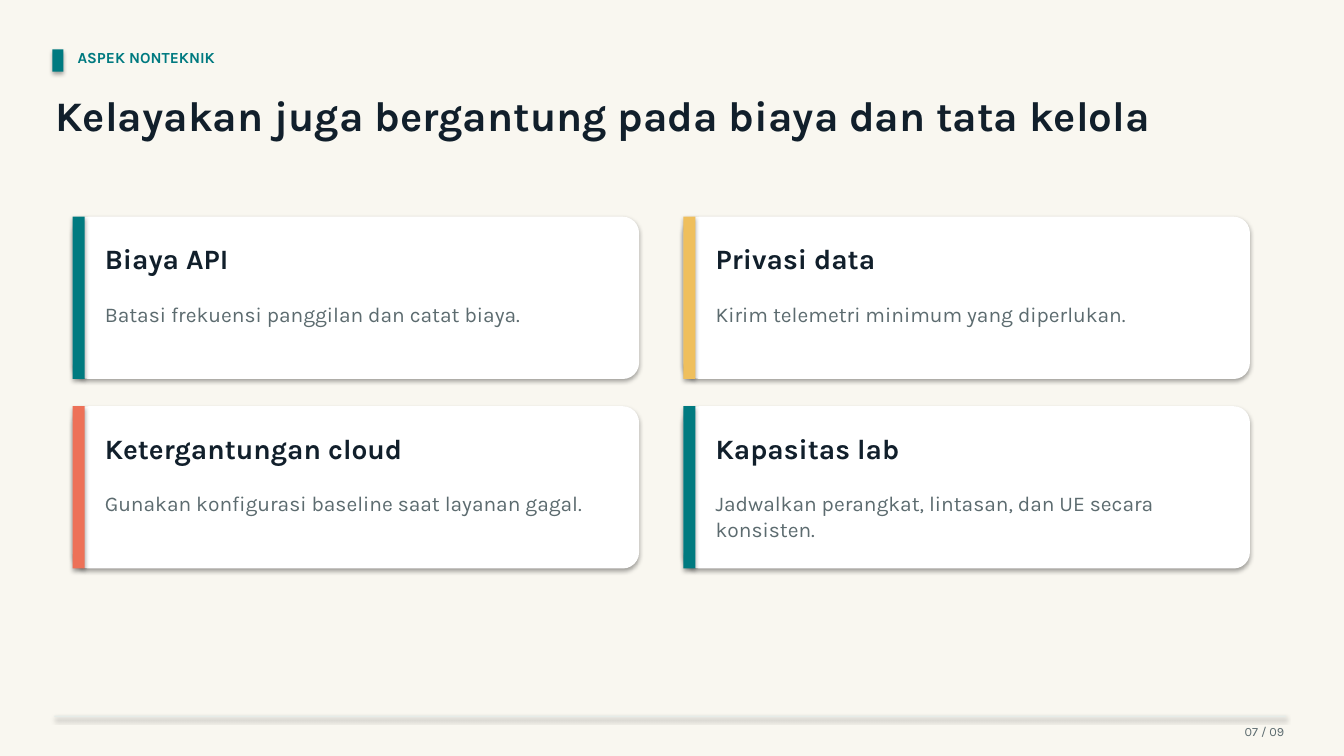
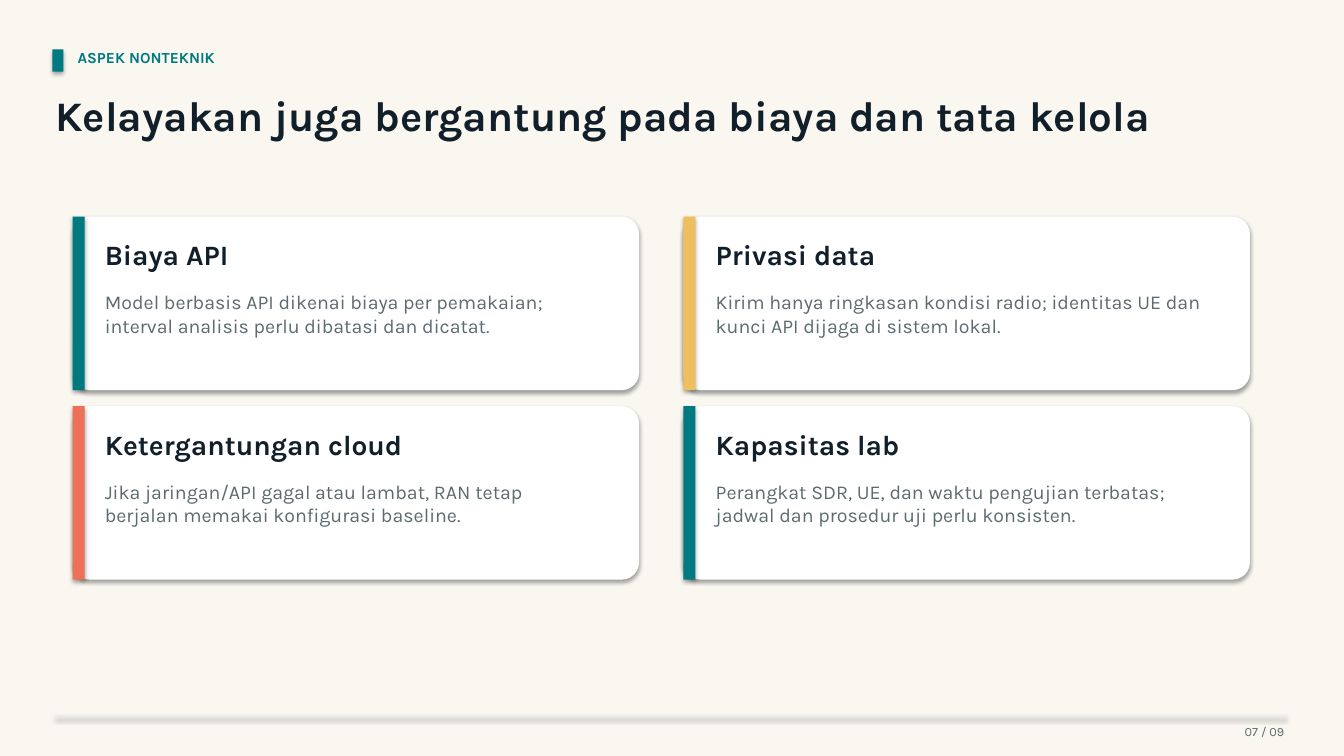
Before and after one commit to Neiljustiin/Codex-Cloud, a slide deck: slide 7 of Pitchdeck_TA_Supervisory_Agent_Alternatif.pptx. Drawn at 1344x756 pixels with LibreOffice and Linux fonts; fonts in the diff are those of the drawing. Boxes give left, top, right and bottom in pixels: in the first picture for what was removed or moved away, otherwise in the second. Text is boxed around its words. In the diff, an @@ line names an element or a change of style, - is before the commit and + after.

```diff
--- a/Pitchdeck_TA_Supervisory_Agent_Alternatif.pptx
+++ b/Pitchdeck_TA_Supervisory_Agent_Alternatif.pptx
@@ rounded rectangle: place and size @@
-rounded rectangle at (73,217,639,379)
+rounded rectangle at (73,217,639,390)
@@ rectangle: place and size @@
-rectangle at (73,217,85,379)
+rectangle at (73,217,85,390)
@@ rounded rectangle: place and size @@
-rounded rectangle at (684,217,1250,379)
+rounded rectangle at (684,217,1250,390)
@@ rectangle: place and size @@
-rectangle at (684,217,696,379)
+rectangle at (684,217,696,390)
@@ text at (105,295,542,338): text changed; size 15 to 14 pt @@
-Batasi frekuensi panggilan dan catat biaya.
+Model berbasis API dikenai biaya per pemakaian; interval analisis perlu dibatasi dan dicatat.
@@ text at (716,295,1200,338): text changed; size 15 to 14 pt @@
-Kirim telemetri minimum yang diperlukan.
+Kirim hanya ringkasan kondisi radio; identitas UE dan kunci API dijaga di sistem lokal.
@@ rounded rectangle: place and size @@
-rounded rectangle at (73,406,639,569)
+rounded rectangle at (73,406,639,580)
@@ rectangle: place and size @@
-rectangle at (73,406,85,569)
+rectangle at (73,406,85,580)
@@ rounded rectangle: place and size @@
-rounded rectangle at (684,406,1250,569)
+rounded rectangle at (684,406,1250,580)
@@ rectangle: place and size @@
-rectangle at (684,406,696,569)
+rectangle at (684,406,696,580)
@@ 4 texts: place and size @@
-4 texts at (105,249,899,466)
+4 texts at (105,245,899,462)
@@ text at (105,484,522,527): text changed; size 15 to 14 pt @@
-Gunakan konfigurasi baseline saat layanan gagal.
+Jika jaringan/API gagal atau lambat, RAN tetap berjalan memakai konfigurasi baseline.
@@ text at (716,485,1165,527): text changed; size 15 to 14 pt @@
-Jadwalkan perangkat, lintasan, dan UE secara konsisten.
+Perangkat SDR, UE, dan waktu pengujian terbatas; jadwal dan prosedur uji perlu konsisten.
```
Also in this commit, not shown: 6 other slides changed, 1 other file.
